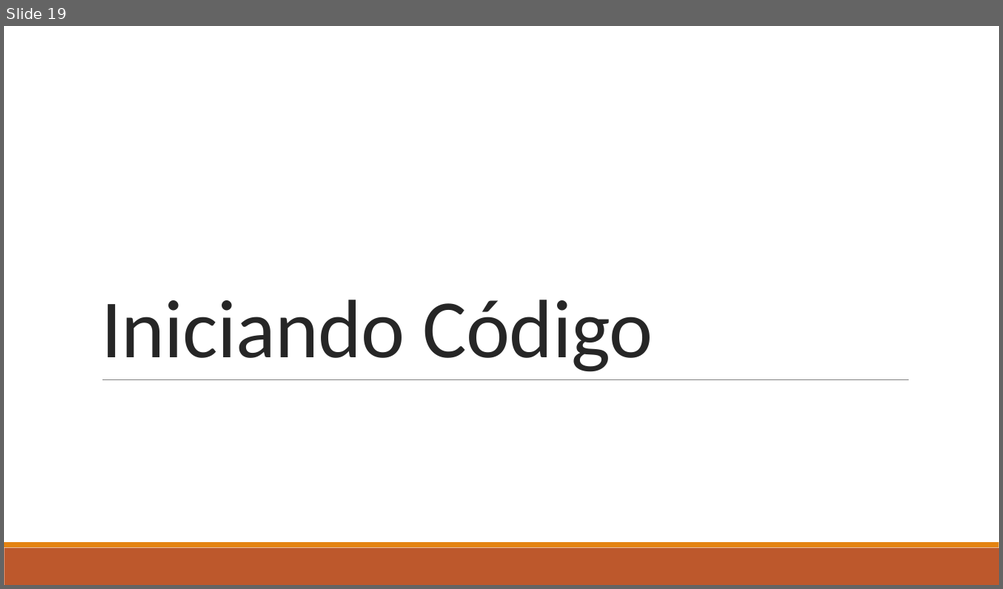
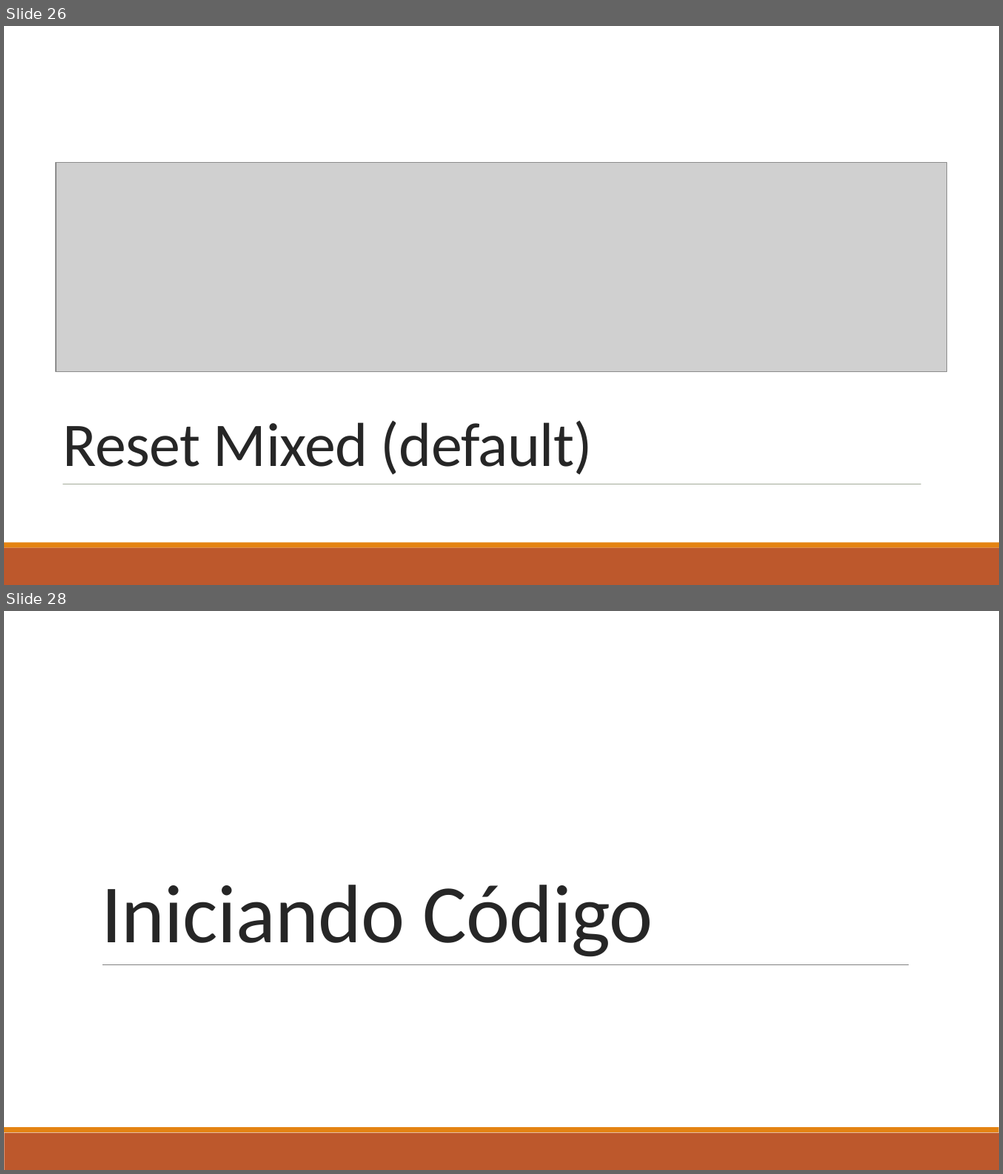
Before and after one commit to DuckHunter213/TutorialGit, a slide deck: Git.pptx. Shown one above the other, each under a label of ours: slide 19 before the commit, slides 26 and 28 after it; the slides between them are not shown. The pictures are 1003x589 and 1003x1174 pixels, drawn with LibreOffice and Linux fonts; fonts in the diff are those of the drawing; grey boxes stand for pictures; background and template pictures are left out. Boxes give left, top, right and bottom in pixels: in the first picture for what was removed or moved away, otherwise in the second. Text is boxed around its words. In the diff, an @@ line names an element or a change of style, - is before the commit and + after.

```diff
--- a/Git.pptx
+++ b/Git.pptx
@@ slide 26 added at (x1=4, y1=26, x2=999, y2=585), background #FFFFFF @@
@@ rectangle added at (x1=4, y1=26, x2=999, y2=543), fill #FFFFFF @@
@@ picture added at (x1=56, y1=163, x2=946, y2=372) @@
@@ title added at (x1=63, y1=420, x2=592, y2=475), 60 pt, text #262626 @@
+Reset Mixed (default)
@@ line added from (63, 484) to (921, 484), #637052 0.5 pt @@
@@ rectangle added at (x1=4, y1=543, x2=999, y2=548), fill #E48312 @@
@@ rectangle added at (x1=4, y1=548, x2=999, y2=585), fill #BD582C @@
@@ what was slide 19 is now slide 28 @@
```
Also in this commit, not shown: 14 other slides added, 2 slides removed.
